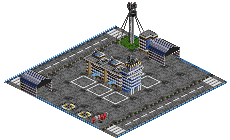
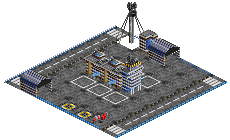
Before/after of a 230 × 140 layered artwork. What changed in the layer stack:
renamed "Floated Layer" to "International_airport_v.1.png", painted on it over [117, 35, 139, 50]
